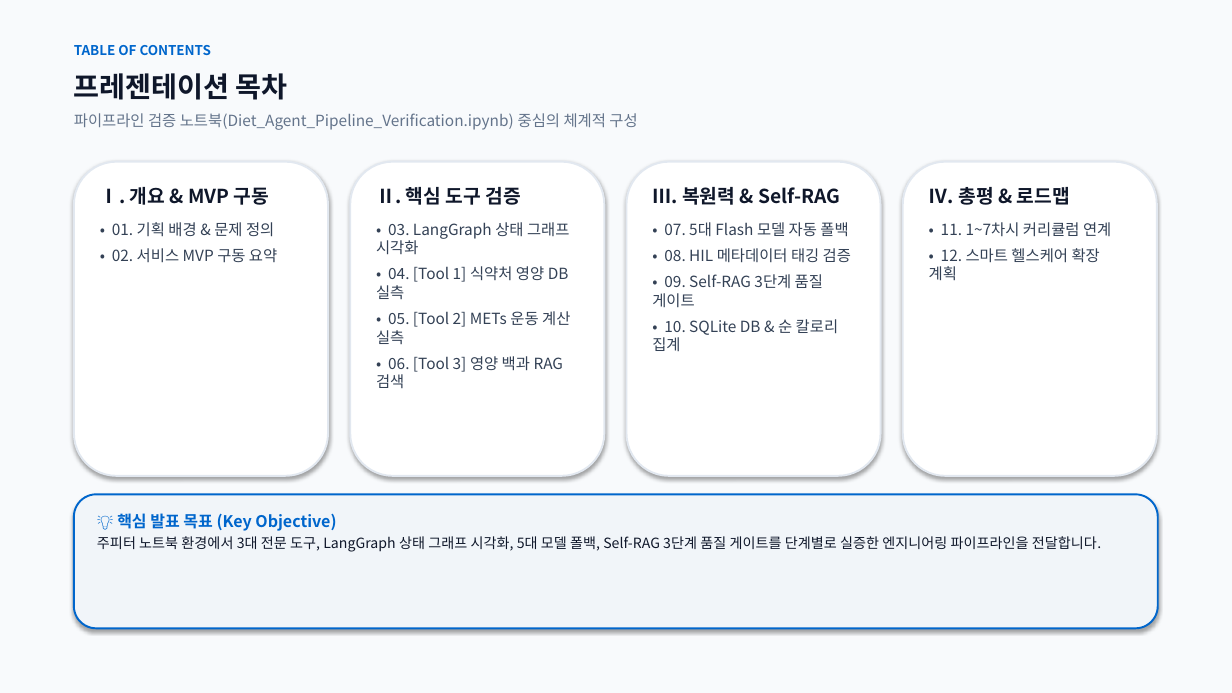
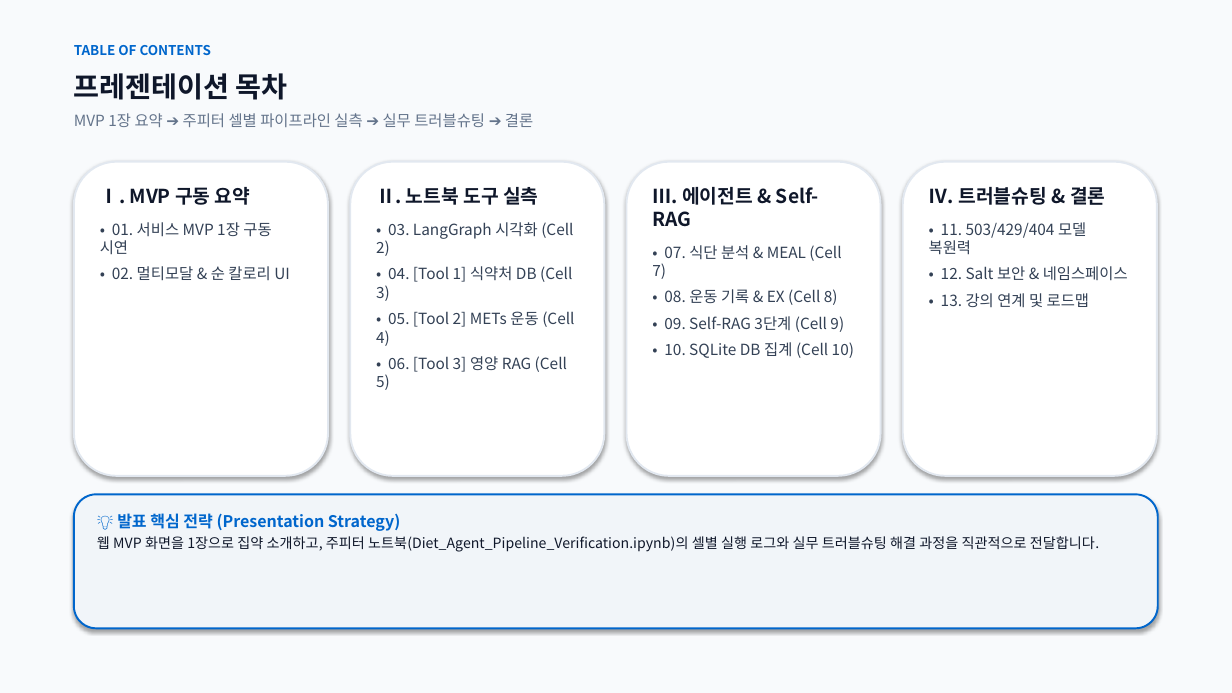
Before and after one commit to rye6837-web/impossible_to_get_lost_my_weight, a slide deck: slide 2 of AI_Diet_Coach_Presentation.pptx. Drawn at 1232x693 pixels with LibreOffice and Linux fonts; fonts in the diff are those of the drawing. Boxes give left, top, right and bottom in pixels: in the first picture for what was removed or moved away, otherwise in the second. Text is boxed around its words. In the diff, an @@ line names an element or a change of style, - is before the commit and + after.

Commit message:
docs: Streamline presentation to 14 slides (1-page MVP, notebook cell-by-cell verification, and comprehensive troubleshooting)

```diff
--- a/AI_Diet_Coach_Presentation.pptx
+++ b/AI_Diet_Coach_Presentation.pptx
@@ text at box(74, 113, 533, 128): text changed @@
-파이프라인 검증 노트북(Diet_Agent_Pipeline_Verification.ipynb) 중심의 체계적 구성
+MVP 1장 요약 ➔ 주피터 셀별 파이프라인 실측 ➔ 실무 트러블슈팅 ➔ 결론
@@ text at box(100, 187, 290, 280): text changed @@
-Ⅰ. 개요 & MVP 구동
-• 01. 기획 배경 & 문제 정의
-• 02. 서비스 MVP 구동 요약
+Ⅰ. MVP 구동 요약
+• 01. 서비스 MVP 1장 구동 시연
+• 02. 멀티모달 & 순 칼로리 UI
@@ text at box(376, 187, 574, 390): text changed @@
-Ⅱ. 핵심 도구 검증
-• 03. LangGraph 상태 그래프 시각화
-• 04. [Tool 1] 식약처 영양 DB 실측
-• 05. [Tool 2] METs 운동 계산 실측
-• 06. [Tool 3] 영양 백과 RAG 검색
+Ⅱ. 노트북 도구 실측
+• 03. LangGraph 시각화 (Cell 2)
+• 04. [Tool 1] 식약처 DB (Cell 3)
+• 05. [Tool 2] METs 운동 (Cell 4)
+• 06. [Tool 3] 영양 RAG (Cell 5)
@@ text at box(652, 187, 854, 358): text changed @@
-Ⅲ. 복원력 & Self-RAG
-• 07. 5대 Flash 모델 자동 폴백
-• 08. HIL 메타데이터 태깅 검증
-• 09. Self-RAG 3단계 품질 게이트
-• 10. SQLite DB & 순 칼로리 집계
+Ⅲ. 에이전트 & Self-RAG
+• 07. 식단 분석 & MEAL (Cell 7)
+• 08. 운동 기록 & EX (Cell 8)
+• 09. Self-RAG 3단계 (Cell 9)
+• 10. SQLite DB 집계 (Cell 10)
@@ text at box(929, 187, 1128, 307): text changed @@
-Ⅳ. 총평 & 로드맵
-• 11. 1~7차시 커리큘럼 연계
-• 12. 스마트 헬스케어 확장 계획
+Ⅳ. 트러블슈팅 & 결론
+• 11. 503/429/404 모델 복원력
+• 12. Salt 보안 & 네임스페이스
+• 13. 강의 연계 및 로드맵
@@ text at box(97, 513, 1099, 552): text changed @@
-💡 핵심 발표 목표 (Key Objective)
-주피터 노트북 환경에서 3대 전문 도구, LangGraph 상태 그래프 시각화, 5대 모델 폴백, Self-RAG 3단계 품질 게이트를 단계별로 실증한 엔지니어링 파이프라인을 전달합니다.
+💡 발표 핵심 전략 (Presentation Strategy)
+웹 MVP 화면을 1장으로 집약 소개하고, 주피터 노트북(Diet_Agent_Pipeline_Verification.ipynb)의 셀별 실행 로그와 실무 트러블슈팅 해결 과정을 직관적으로 전달합니다.
```
Also in this commit, not shown: 12 other slides changed, 1 slide added, 1 slide removed, 2 other files.
